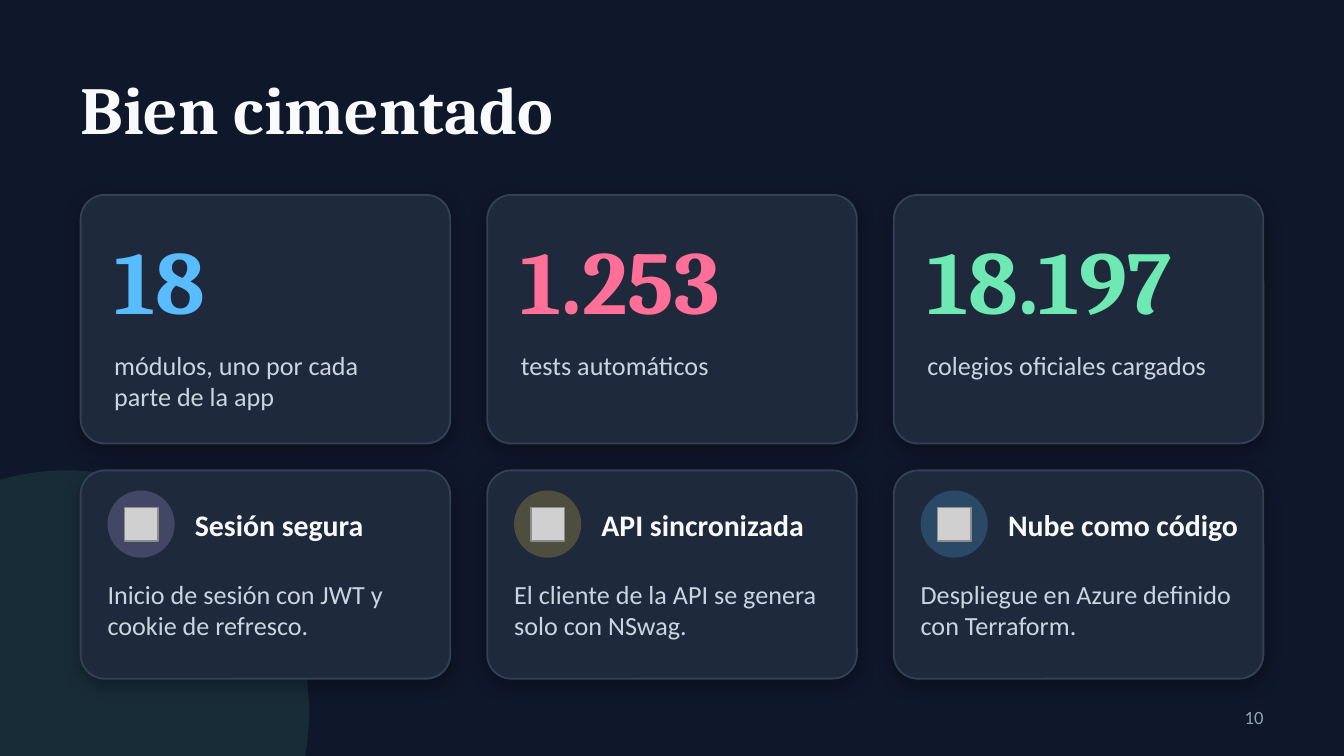
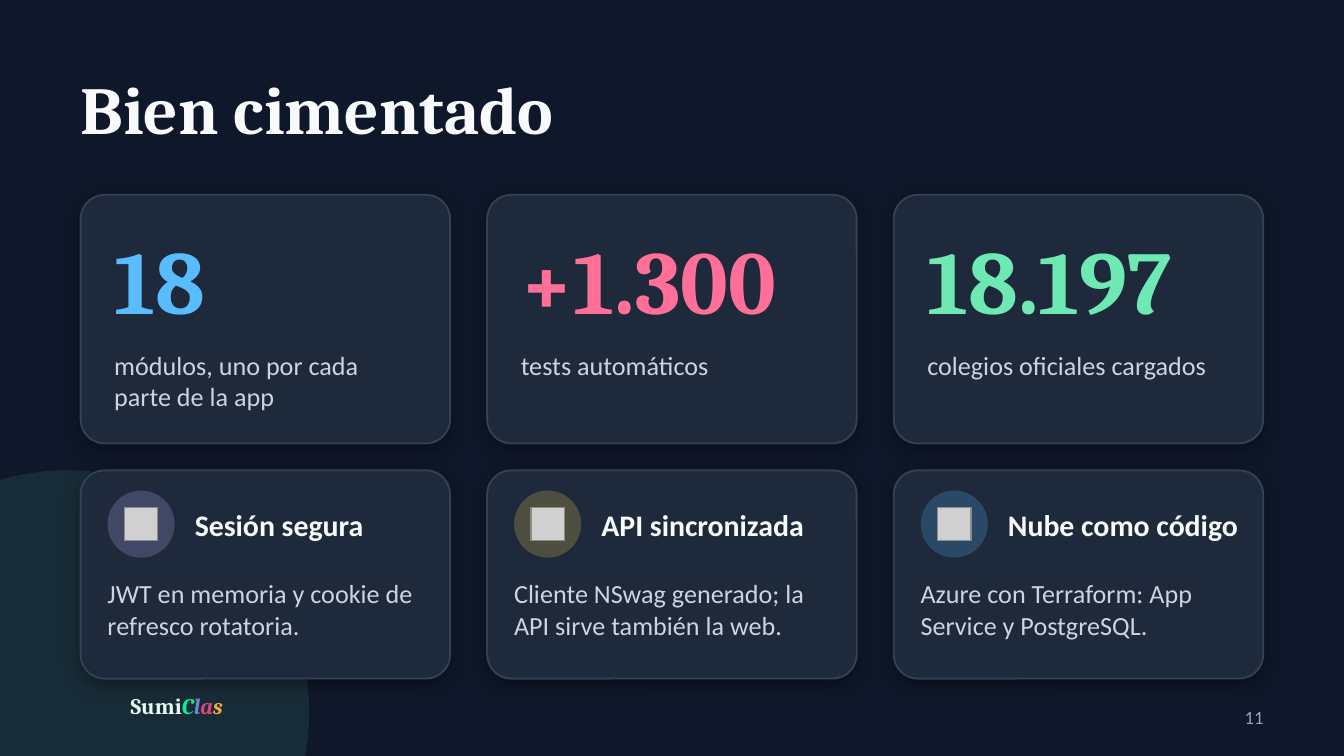
Before and after one commit to An4Fdez/SumiClas, a slide deck: slide 11 of docs/presentacion/SumiClas-presentacion.pptx (slide 10 before the commit). Drawn at 1344x756 pixels with LibreOffice and Linux fonts; fonts in the diff are those of the drawing; grey boxes stand for pictures; background and template pictures are left out. Boxes give left, top, right and bottom in pixels: in the first picture for what was removed or moved away, otherwise in the second. Text is boxed around its words. In the diff, an @@ line names an element or a change of style, - is before the commit and + after.

```diff
--- a/docs/presentacion/SumiClas-presentacion.pptx
+++ b/docs/presentacion/SumiClas-presentacion.pptx
@@ text at [521,253,777,315]: text changed @@
-1.253
++1.300
@@ text at [107,585,413,635]: text changed @@
-Inicio de sesión con JWT y cookie de refresco.
+JWT en memoria y cookie de refresco rotatoria.
@@ text at [514,585,804,635]: text changed @@
-El cliente de la API se genera solo con NSwag.
+Cliente NSwag generado; la API sirve también la web.
@@ text at [921,585,1192,640]: text changed @@
-Despliegue en Azure definido con Terraform.
+Azure con Terraform: App Service y PostgreSQL.
@@ text added at [131,698,223,715], 12 pt, text #F8FAFC, bold @@
+SumiClas
@@ page number at [1245,712,1264,724]: text changed @@
-10
+11
```
Also in this commit, not shown: 12 other slides changed, 1 slide added.
